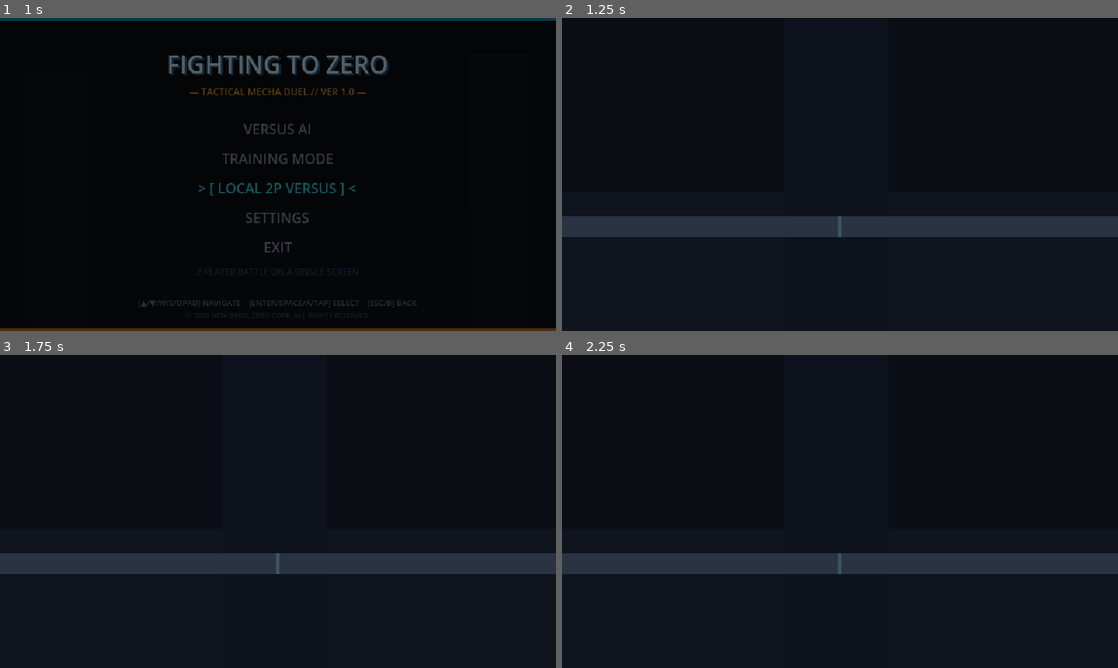
Above: before the commit, frames 1-4 (two rows, left to right).
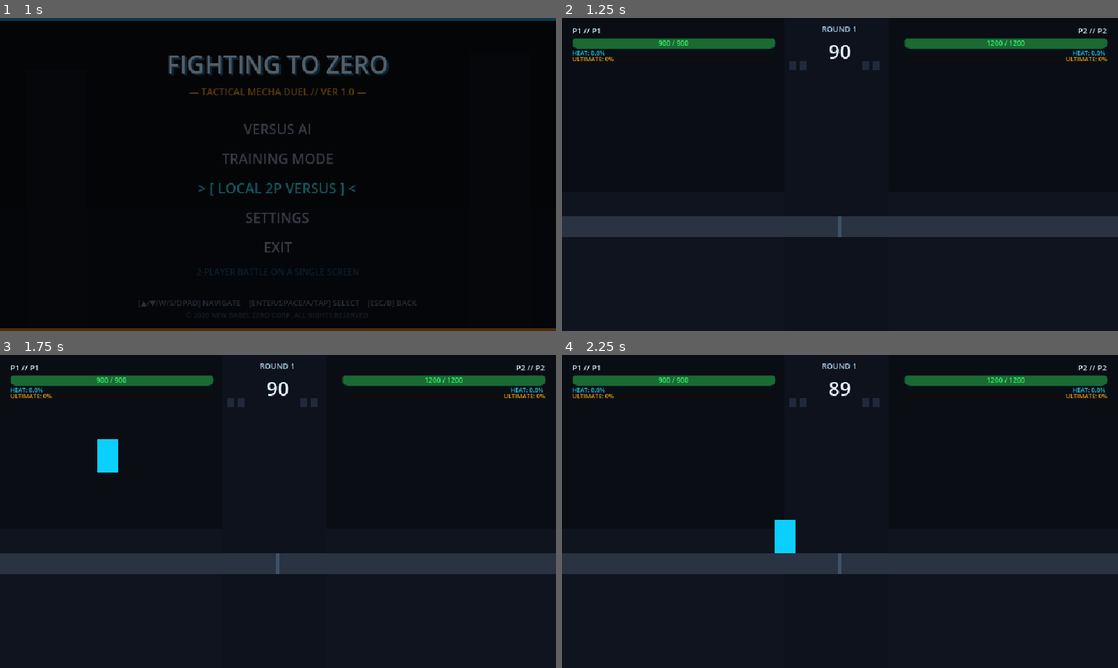
Above: after the commit, the same moments.

Repository: peterfernandochristian123-art/game
Game: Godot game, scene res://scenes/main_menu.tscn
Same seed, same stepped clock (60 frames per second), same inputs: the game is played once before the commit and once after it.
Inputs (mouse positions are in pixels of both pictures, inside the frame that each line leads up to):
- Up to frame 1 (1 s): click "LOCAL 2P VERSUS" at 0.5 s
- Up to frame 2 (1.25 s): no input
- Up to frame 3 (1.75 s): tap Enter (ui_accept) at 1.25 s; move the mouse to (400, 495) at 1.27 s; hold D (move_right) from 1.28 s (still down); hold K (attack_heavy) from 1.28 s (still down); click (400, 495) at 1.42 s; tap Space (jump) at 1.52 s; tap J (attack_light) at 1.55 s
- Up to frame 4 (2.25 s): tap Space (jump) at 1.82 s; release D (move_right) at 2 s; release K (attack_heavy) at 2 s; drag from (728, 527) to (812, 574) at 2.02 s

Frame 1 is identical in both runs. In frame 2, 3.2% of the frame differs, in the area x 1-99%, y 2-17%; in frame 3, 3.6%; in frame 4, 3.6%, in the area x 1-99%, y 2-64%.

Commit message:
feat(epic-5): Complete Story 5.6 - Local 2-Player Versus Mode & Configuration Persistence (Epic 5 Complete)

Diff:
--- /dev/null
+++ b/scenes/local_versus_mode.tscn
@@ -0,0 +1,165 @@
+[gd_scene load_steps=17 format=3 uid="uid://localversus01zero"]
+
+[ext_resource type="Script" path="res://scripts/core/local_versus_manager.gd" id="1_mgr"]
+[ext_resource type="PackedScene" path="res://scenes/arena_skyscraper.tscn" id="2_arena"]
+[ext_resource type="Script" path="res://scripts/characters/apex_viper.gd" id="3_viper"]
+[ext_resource type="Script" path="res://scripts/characters/titan_bulwark.gd" id="4_bulwark"]
+[ext_resource type="Script" path="res://scripts/combat/fsm/state_machine.gd" id="5_fsm"]
+[ext_resource type="Script" path="res://scripts/combat/fsm/idle_state.gd" id="6_idle"]
+[ext_resource type="Script" path="res://scripts/combat/fsm/walk_state.gd" id="7_walk"]
+[ext_resource type="Script" path="res://scripts/combat/fsm/jump_state.gd" id="8_jump"]
+[ext_resource type="Script" path="res://scripts/combat/fsm/fall_state.gd" id="9_fall"]
+[ext_resource type="Script" path="res://scripts/combat/fsm/dash_state.gd" id="10_dash"]
+[ext_resource type="Script" path="res://scripts/combat/fsm/air_dash_state.gd" id="11_airdash"]
+[ext_resource type="Script" path="res://scripts/combat/fsm/attack_state.gd" id="12_attack"]
+[ext_resource type="Script" path="res://scripts/combat/fsm/hitstun_state.gd" id="13_hitstun"]
+[ext_resource type="Script" path="res://scripts/core/match_manager.gd" id="14_match"]
+[ext_resource type="PackedScene" path="res://scenes/combat_hud.tscn" id="15_hud"]
+
+[sub_resource type="RectangleShape2D" id="RectangleShape2D_mecha"]
+size = Vector2(24, 38)
+
+[node name="LocalVersusMode" type="Node2D"]
+script = ExtResource("1_mgr")
+
+[node name="ArenaSkyscraper" parent="." instance=ExtResource("2_arena")]
+
+[node name="Fighters" type="Node2D" parent="."]
+
+[node name="P1" type="CharacterBody2D" parent="Fighters"]
+position = Vector2(500, 288)
+collision_layer = 1
+collision_mask = 1
+script = ExtResource("3_viper")
+player_index = 1
+
+[node name="CollisionShape2D" type="CollisionShape2D" parent="Fighters/P1"]
+shape = SubResource("RectangleShape2D_mecha")
+
+[node name="MechaVisual" type="Node2D" parent="Fighters/P1"]
+
+[node name="Sprite" type="ColorRect" parent="Fighters/P1/MechaVisual"]
+offset_left = -12.0
+offset_top = -19.0
+offset_right = 12.0
+offset_bottom = 19.0
+color = Color(0.2, 0.9, 1, 1)
+
+[node name="StateMachine" type="Node" parent="Fighters/P1"]
+script = ExtResource("5_fsm")
+
+[node name="Idle" type="Node" parent="Fighters/P1/StateMachine"]
+script = ExtResource("6_idle")
+
+[node name="Walk" type="Node" parent="Fighters/P1/StateMachine"]
+script = ExtResource("7_walk")
+
+[node name="Jump" type="Node" parent="Fighters/P1/StateMachine"]
+script = ExtResource("8_jump")
+
+[node name="Fall" type="Node" parent="Fighters/P1/StateMachine"]
+script = ExtResource("9_fall")
+
+[node name="Dash" type="Node" parent="Fighters/P1/StateMachine"]
+script = ExtResource("10_dash")
+
+[node name="AirDash" type="Node" parent="Fighters/P1/StateMachine"]
+script = ExtResource("11_airdash")
+
+[node name="Attack" type="Node" parent="Fighters/P1/StateMachine"]
+script = ExtResource("12_attack")
+
+[node name="Hitstun" type="Node" parent="Fighters/P1/StateMachine"]
+script = ExtResource("13_hitstun")
+
+[node name="P2" type="CharacterBody2D" parent="Fighters"]
+position = Vector2(900, 288)
+collision_layer = 1
+collision_mask = 1
+script = ExtResource("4_bulwark")
+player_index = 2
+
+[node name="CollisionShape2D" type="CollisionShape2D" parent="Fighters/P2"]
+shape = SubResource("RectangleShape2D_mecha")
+
+[node name="MechaVisual" type="Node2D" parent="Fighters/P2"]
+
+[node name="Sprite" type="ColorRect" parent="Fighters/P2/MechaVisual"]
+offset_left = -14.0
+offset_top = -19.0
+offset_right = 14.0
+offset_bottom = 19.0
+color = Color(1, 0.45, 0.2, 1)
+
+[node name="StateMachine" type="Node" parent="Fighters/P2"]
+script = ExtResource("5_fsm")
+
+[node name="Idle" type="Node" parent="Fighters/P2/StateMachine"]
+script = ExtResource("6_idle")
+
+[node name="Walk" type="Node" parent="Fighters/P2/StateMachine"]
+script = ExtResource("7_walk")
+
+[node name="Jump" type="Node" parent="Fighters/P2/StateMachine"]
+script = ExtResource("8_jump")
+
+[node name="Fall" type="Node" parent="Fighters/P2/StateMachine"]
+script = ExtResource("9_fall")
+
+[node name="Dash" type="Node" parent="Fighters/P2/StateMachine"]
+script = ExtResource("10_dash")
+
+[node name="AirDash" type="Node" parent="Fighters/P2/StateMachine"]
+script = ExtResource("11_airdash")
+
+[node name="Attack" type="Node" parent="Fighters/P2/StateMachine"]
+script = ExtResource("12_attack")
+
+[node name="Hitstun" type="Node" parent="Fighters/P2/StateMachine"]
+script = ExtResource("13_hitstun")
+
+[node name="MatchManager" type="Node" parent="."]
+script = ExtResource("14_match")
+
+[node name="UI" type="CanvasLayer" parent="."]
+
+[node name="CombatHUD" parent="UI" instance=ExtResource("15_hud")]
+
+[node name="ResultOverlay" type="ColorRect" parent="UI"]
+visible = false
+anchors_preset = 15
+anchor_right = 1.0
+anchor_bottom = 1.0
+grow_horizontal = 2
+grow_vertical = 2
+color = Color(0, 0, 0, 0.75)
+
+[node name="Center" type="CenterContainer" parent="UI/ResultOverlay"]
+layout_mode = 1
+anchors_preset = 15
+anchor_right = 1.0
+anchor_bottom = 1.0
+grow_horizontal = 2
+grow_vertical = 2
+
+[node name="VBox" type="VBoxContainer" parent="UI/ResultOverlay/Center"]
+layout_mode = 2
+theme_override_constants/separation = 12
+
+[node name="TitleLabel" type="Label" parent="UI/ResultOverlay/Center/VBox"]
+layout_mode = 2
+theme_override_font_sizes/font_size = 18
+text = "VICTORY!"
+horizontal_alignment = 1
+
+[node name="BtnRematch" type="Button" parent="UI/ResultOverlay/Center/VBox"]
+custom_minimum_size = Vector2(100, 24)
+layout_mode = 2
+theme_override_font_sizes/font_size = 10
+text = "REMATCH"
+
+[node name="BtnExit" type="Button" parent="UI/ResultOverlay/Center/VBox"]
+custom_minimum_size = Vector2(100, 24)
+layout_mode = 2
+theme_override_font_sizes/font_size = 10
+text = "MAIN MENU"
--- a/scripts/characters/base_mecha.gd
+++ b/scripts/characters/base_mecha.gd
@@ -18,6 +18,8 @@
 @export var jump_velocity: float = CombatConstants.JUMP_VELOCITY
 @export var gravity: float = CombatConstants.GRAVITY
 
+@export var player_index: int = 1
+
 @export_group("Combat Stats")
 @export var max_hp: int = 1000
 @export var max_heat: float = 100.0
@@ -130,6 +132,7 @@
 	_setup_heat_component()
 	_setup_fsm_states()
 	_setup_input_fallbacks()
+	_setup_p2_input_fallbacks()
 
 	# Set default layer dan mask: Layer 1 (World)
 	collision_layer = 1
@@ -510,73 +513,88 @@
 	if visual_root:
 		visual_root.scale.x = absf(visual_root.scale.x) * facing_direction
 
+func get_player_action(action_name: StringName) -> StringName:
+	if player_index == 2:
+		var p2_name := StringName("p2_" + String(action_name))
+		if InputMap.has_action(p2_name):
+			return p2_name
+	return action_name
+
 func get_horizontal_axis() -> float:
 	if not is_zero_approx(simulated_horizontal_input):
 		return simulated_horizontal_input
-	var val: float = Input.get_axis("move_left", "move_right")
-	if is_zero_approx(val):
+	var act_left := get_player_action(&"move_left")
+	var act_right := get_player_action(&"move_right")
+	var val: float = Input.get_axis(act_left, act_right)
+	if is_zero_approx(val) and player_index == 1:
 		val = Input.get_axis("ui_left", "ui_right")
 	return clampf(val, -1.0, 1.0)
 
 func is_jump_requested() -> bool:
 	if is_simulated_action_pressed(&"jump"):
 		return true
-	if (
-		Input.is_action_just_pressed("jump")
-		or Input.is_action_just_pressed("ui_up")
-		or Input.is_action_just_pressed("ui_accept")
-	):
-		return true
-	return has_buffered_action(&"jump")
+	var act := get_player_action(&"jump")
+	if Input.is_action_just_pressed(act):
+		return true
+	if player_index == 1 and (Input.is_action_just_pressed("ui_up") or Input.is_action_just_pressed("ui_accept")):
+		return true
+	return has_buffered_action(act)
 
 func is_dash_requested() -> bool:
 	if is_simulated_action_pressed(&"dash"):
 		return true
-	if Input.is_action_just_pressed("dash"):
-		return true
-	return has_buffered_action(&"dash")
+	var act := get_player_action(&"dash")
+	if Input.is_action_just_pressed(act):
+		return true
+	return has_buffered_action(act)
 
 func is_attack_light_requested() -> bool:
 	if is_simulated_action_pressed(&"attack_light"):
 		return true
-	if Input.is_action_just_pressed("attack_light"):
-		return true
-	return has_buffered_action(&"attack_light")
+	var act := get_player_action(&"attack_light")
+	if Input.is_action_just_pressed(act):
+		return true
+	return has_buffered_action(act)
 
 func is_attack_heavy_requested() -> bool:
 	if is_simulated_action_pressed(&"attack_heavy"):
 		return true
-	if Input.is_action_just_pressed("attack_heavy"):
-		return true
-	return has_buffered_action(&"attack_heavy")
+	var act := get_player_action(&"attack_heavy")
+	if Input.is_action_just_pressed(act):
+		return true
+	return has_buffered_action(act)
 
 func is_parry_requested() -> bool:
 	if is_simulated_action_pressed(&"parry"):
 		return true
-	if Input.is_action_just_pressed("parry"):
-		return true
-	return has_buffered_action(&"parry")
+	var act := get_player_action(&"parry")
+	if Input.is_action_just_pressed(act):
+		return true
+	return has_buffered_action(act)
 
 func is_skill_requested() -> bool:
 	if is_simulated_action_pressed(&"skill1"):
 		return true
-	if Input.is_action_just_pressed("skill1"):
-		return true
-	return has_buffered_action(&"skill1")
+	var act := get_player_action(&"skill1")
+	if Input.is_action_just_pressed(act):
+		return true
+	return has_buffered_action(act)
 
 func is_skill2_requested() -> bool:
 	if is_simulated_action_pressed(&"skill2"):
 		return true
-	if Input.is_action_just_pressed("skill2"):
-		return true
-	return has_buffered_action(&"skill2")
+	var act := get_player_action(&"skill2")
+	if Input.is_action_just_pressed(act):
+		return true
+	return has_buffered_action(act)
 
 func is_ultimate_requested() -> bool:
 	if is_simulated_action_pressed(&"ultimate"):
 		return true
-	if Input.is_action_just_pressed("ultimate"):
-		return true
-	return has_buffered_action(&"ultimate")
+	var act := get_player_action(&"ultimate")
+	if Input.is_action_just_pressed(act):
+		return true
+	return has_buffered_action(act)
 
 func get_dash_speed() -> float:
 	return CombatConstants.DASH_SPEED
@@ -661,12 +679,17 @@
 	return {}
 
 func get_dash_vector() -> Vector2:
-	var h: float = simulated_horizontal_input if not is_zero_approx(simulated_horizontal_input) else Input.get_axis("move_left", "move_right")
-	if is_zero_approx(h):
+	var act_left := get_player_action(&"move_left")
+	var act_right := get_player_action(&"move_right")
+	var act_up := get_player_action(&"move_up")
+	var act_down := get_player_action(&"move_down")
+
+	var h: float = simulated_horizontal_input if not is_zero_approx(simulated_horizontal_input) else Input.get_axis(act_left, act_right)
+	if is_zero_approx(h) and player_index == 1:
 		h = Input.get_axis("ui_left", "ui_right")
 
-	var v: float = simulated_vertical_input if not is_zero_approx(simulated_vertical_input) else Input.get_axis("move_up", "move_down")
-	if is_zero_approx(v):
+	var v: float = simulated_vertical_input if not is_zero_approx(simulated_vertical_input) else Input.get_axis(act_up, act_down)
+	if is_zero_approx(v) and player_index == 1:
 		v = Input.get_axis("ui_up", "ui_down")
 
 	return resolve_dash_vector(Vector2(h, v), is_on_floor())
@@ -716,6 +739,20 @@
 	_bind_key("skill1", KEY_U)
 	_bind_key("skill2", KEY_I)
 	_bind_key("ultimate", KEY_O)
+
+func _setup_p2_input_fallbacks() -> void:
+	_bind_key("p2_move_left", KEY_LEFT)
+	_bind_key("p2_move_right", KEY_RIGHT)
+	_bind_key("p2_move_up", KEY_UP)
+	_bind_key("p2_move_down", KEY_DOWN)
+	_bind_key("p2_jump", KEY_KP_0)
+	_bind_key("p2_dash", KEY_KP_7)
+	_bind_key("p2_attack_light", KEY_KP_1)
+	_bind_key("p2_attack_heavy", KEY_KP_2)
+	_bind_key("p2_parry", KEY_KP_3)
+	_bind_key("p2_skill1", KEY_KP_4)
+	_bind_key("p2_skill2", KEY_KP_5)
+	_bind_key("p2_ultimate", KEY_KP_ENTER)
 
 func _bind_key(action: StringName, key: Key) -> void:
 	if not InputMap.has_action(action):
--- /dev/null
+++ b/scripts/core/local_versus_manager.gd
@@ -0,0 +1,86 @@
+class_name LocalVersusManager
+extends Node2D
+
+## Koordinator Mode Local 2-Player Versus (Story 5.6)
+## Mengatur pertarungan 2 pemain pada satu layar (PC/Konsol)
+## Mengintegrasikan Arena Skyscraper, P1 (Player 1 Input), P2 (Player 2 Input),
+## MatchManager, CombatHUD, dan Result Overlay.
+
+@onready var p1: Node2D = $Fighters/P1
+@onready var p2: Node2D = $Fighters/P2
+@onready var match_manager: Node = $MatchManager
+@onready var hud: Node = $UI/CombatHUD
+
+# Result Overlay
+@onready var result_overlay: Control = $UI/ResultOverlay
+@onready var result_title: Label = $UI/ResultOverlay/Center/VBox/TitleLabel
+@onready var btn_rematch: Button = $UI/ResultOverlay/Center/VBox/BtnRematch
+@onready var btn_exit: Button = $UI/ResultOverlay/Center/VBox/BtnExit
+
+func _ready() -> void:
+	if not p1 or not p2:
+		return
+
+	# 1. Konfigurasi Player Index
+	p1.set("player_index", 1)
+	p2.set("player_index", 2)
+
+	# 2. Setup HUD Bindings
+	if hud and hud.has_method("bind_fighters"):
+		hud.bind_fighters(p1, p2)
+
+	# 3. Setup MatchManager Bindings
+	if match_manager:
+		match_manager.setup_match(p1, p2)
+		if match_manager.has_signal("match_ended"):
+			match_manager.match_ended.connect(_on_match_ended)
+		if match_manager.has_signal("round_started"):
+			match_manager.round_started.connect(_on_round_started)
+		if match_manager.has_signal("timer_updated"):
+			match_manager.timer_updated.connect(_on_timer_updated)
+		if match_manager.has_signal("round_ended"):
+			match_manager.round_ended.connect(_on_round_ended)
+		if match_manager.has_method("start_match"):
+			match_manager.start_match()
+
+	# 4. Bind Result Overlay
+	if result_overlay:
+		result_overlay.visible = false
+	if btn_rematch:
+		btn_rematch.pressed.connect(_on_rematch_pressed)
+	if btn_exit:
+		btn_exit.pressed.connect(_return_to_main_menu)
+
+func _on_round_started(round_num: int) -> void:
+	if hud and hud.round_label:
+		hud.round_label.text = "ROUND %d" % round_num
+
+func _on_timer_updated(seconds_left: float) -> void:
+	if hud and hud.timer_label:
+		hud.timer_label.text = "%d" % int(ceil(seconds_left))
+
+func _on_round_ended(_winner_id: int, _reason: StringName) -> void:
+	if hud and hud.has_method("update_round_wins") and match_manager:
+		hud.update_round_wins(match_manager.p1_wins, match_manager.p2_wins)
+
+func _on_match_ended(winner_player_id: int) -> void:
+	if not result_overlay:
+		return
+	result_overlay.visible = true
+	if winner_player_id == 1:
+		result_title.text = "VICTORY!\nPLAYER 1 WINS"
+		result_title.modulate = Color(0.2, 1.0, 0.5)
+	else:
+		result_title.text = "VICTORY!\nPLAYER 2 WINS"
+		result_title.modulate = Color(1.0, 0.45, 0.2)
+
+func _on_rematch_pressed() -> void:
+	if result_overlay:
+		result_overlay.visible = false
+	if match_manager and match_manager.has_method("start_match"):
+		match_manager.start_match()
+
+func _return_to_main_menu() -> void:
+	var tree = get_tree()
+	if tree:
+		tree.change_scene_to_file("res://scenes/main_menu.tscn")
--- /dev/null
+++ b/scripts/core/settings_manager.gd
@@ -0,0 +1,76 @@
+class_name SettingsManager
+extends Node
+
+## Manajer Konfigurasi & Persistensi Pengaturan (Story 5.6)
+## Menyimpan dan memuat preferensi pemain menggunakan ConfigFile di user://settings.cfg
+
+const CONFIG_PATH := "user://settings.cfg"
+
+signal settings_changed(section: String, key: String, value: Variant)
+signal settings_loaded()
+
+var _config := ConfigFile.new()
+
+# Nilai Default
+const DEFAULT_SETTINGS: Dictionary = {
+	"audio": {
+		"master_volume": 1.0,
+		"bgm_volume": 0.8,
+		"sfx_volume": 1.0,
+		"muted": false
+	},
+	"controls": {
+		"p1_input_type": "auto",
+		"p2_input_type": "auto",
+		"rumble_enabled": true
+	},
+	"display": {
+		"fullscreen": false,
+		"screen_shake": true,
+		"hitstop_multiplier": 1.0
+	}
+}
+
+func _ready() -> void:
+	load_settings()
+
+func load_settings() -> bool:
+	var err := _config.load(CONFIG_PATH)
+	if err != OK:
+		# Gunakan default dan simpan
+		_apply_defaults()
+		save_settings()
+		settings_loaded.emit()
+		return false
+
+	settings_loaded.emit()
+	return true
+
+func save_settings() -> Error:
+	var err := _config.save(CONFIG_PATH)
+	if err != OK and OS.is_debug_build():
+		push_warning("[SETTINGS] Gagal menyimpan ke %s: error %d" % [CONFIG_PATH, err])
+	return err
+
+func get_setting(section: String, key: String, default_val: Variant = null) -> Variant:
+	if _config.has_section_key(section, key):
+		return _config.get_value(section, key)
+	if default_val != null:
+		return default_val
+	if DEFAULT_SETTINGS.has(section) and DEFAULT_SETTINGS[section].has(key):
+		return DEFAULT_SETTINGS[section][key]
+	return null
+
+func set_setting(section: String, key: String, val: Variant) -> void:
+	_config.set_value(section, key, val)
+	settings_changed.emit(section, key, val)
+
+func reset_to_defaults() -> void:
+	_config.clear()
+	_apply_defaults()
+	save_settings()
+
+func _apply_defaults() -> void:
+	for sec in DEFAULT_SETTINGS:
+		for k in DEFAULT_SETTINGS[sec]:
+			_config.set_value(sec, k, DEFAULT_SETTINGS[sec][k])
--- a/scripts/ui/main_menu.gd
+++ b/scripts/ui/main_menu.gd
@@ -21,7 +21,7 @@
 const MENU_DATA: Array[Dictionary] = [
 	{"id": &"versus_ai", "label": "VERSUS AI", "scene": "res://scenes/versus_ai_mode.tscn", "subtext": "SOLO DUEL VS AI (NOVICE / VETERAN / ACE)"},
 	{"id": &"training", "label": "TRAINING MODE", "scene": "res://scenes/training_mode.tscn", "subtext": "PRACTICE LAB & FRAME DATA INSPECTOR"},
-	{"id": &"local_2p", "label": "LOCAL 2P VERSUS", "scene": "res://scenes/arena_skyscraper.tscn", "subtext": "2-PLAYER BATTLE ON A SINGLE SCREEN"},
+	{"id": &"local_2p", "label": "LOCAL 2P VERSUS", "scene": "res://scenes/local_versus_mode.tscn", "subtext": "2-PLAYER BATTLE ON A SINGLE SCREEN"},
 	{"id": &"settings", "label": "SETTINGS", "scene": "", "subtext": "AUDIO BUSSES, CONTROLS & DISPLAY"},
 	{"id": &"exit", "label": "EXIT", "scene": "", "subtext": "SHUTDOWN SYSTEM & EXIT GAME"}
 ]
--- /dev/null
+++ b/tests/test_local_versus.gd
@@ -0,0 +1,169 @@
+extends Node
+
+const SettingsManagerScript = preload("res://scripts/core/settings_manager.gd")
+const LocalVersusModeScene = preload("res://scenes/local_versus_mode.tscn")
+const BaseMechaScript = preload("res://scripts/characters/base_mecha.gd")
+
+var log_file: FileAccess = null
+var _failed: bool = false
+
+func _log(msg: String) -> void:
+	print(msg)
+	if log_file:
+		log_file.store_line(msg)
+		log_file.flush()
+
+func _check(cond: bool, msg: String) -> void:
+	if not cond:
+		_failed = true
+		_log("   [FAIL] " + msg)
+
+func _ready() -> void:
+	var out_path: String = ProjectSettings.globalize_path("res://test_local_versus_results.txt")
+	log_file = FileAccess.open(out_path, FileAccess.WRITE)
+	_log("==================================================")
+	_log("[TEST RUNNER] Memulai pengujian Story 5.6: Local 2P & Configuration...")
+	_log("==================================================")
+
+	var tests: Array[Callable] = [
+		_test_settings_manager_persistence,
+		_test_local_versus_scene_structure,
+		_test_independent_input_routing,
+		_test_player_action_isolation,
+		_test_local_versus_match_flow
+	]
+
+	var passed: int = 0
+	for t in tests:
+		_failed = false
+		_log("\n--- %s ---" % t.get_method())
+		t.call()
+		if _failed:
+			_log(" [GAGAL]")
+		else:
+			passed += 1
+			_log(" [LULUS]")
+
+	_log("\n==================================================")
+	_log("HASIL: %d/%d pengujian lulus." % [passed, tests.size()])
+	_log("==================================================")
+
+	if log_file:
+		log_file.close()
+
+	if passed == tests.size():
+		get_tree().quit(0)
+	else:
+		get_tree().quit(1)
+
+func _test_settings_manager_persistence() -> void:
+	var sm: Node = SettingsManagerScript.new()
+	add_child(sm)
+
+	# 1. Tulis konfigurasi custom
+	sm.set_setting("audio", "master_volume", 0.65)
+	sm.set_setting("audio", "bgm_volume", 0.40)
+	sm.set_setting("display", "screen_shake", false)
+	var err: int = sm.save_settings()
+	_check(err == OK, "SettingsManager berhasil menyimpan file konfigurasi ke user://settings.cfg.")
+
+	# 2. Muat ulang dalam instance baru
+	var sm2: Node = SettingsManagerScript.new()
+	add_child(sm2)
+	var load_success: bool = sm2.load_settings()
+	_check(load_success, "SettingsManager baru berhasil memuat file konfigurasi yang tersimpan.")
+
+	var master_vol: float = sm2.get_setting("audio", "master_volume", 1.0)
+	var bgm_vol: float = sm2.get_setting("audio", "bgm_volume", 1.0)
+	var screen_shake: bool = sm2.get_setting("display", "screen_shake", true)
+
+	_check(is_equal_approx(master_vol, 0.65), "Nilai master_volume persisten (0.65).")
+	_check(is_equal_approx(bgm_vol, 0.40), "Nilai bgm_volume persisten (0.40).")
+	_check(not screen_shake, "Nilai screen_shake persisten (false).")
+
+	# 3. Reset to defaults
+	sm2.reset_to_defaults()
+	var reset_master: float = sm2.get_setting("audio", "master_volume", 0.0)
+	var reset_shake: bool = sm2.get_setting("display", "screen_shake", false)
+	_check(is_equal_approx(reset_master, 1.0), "Reset berhasil mengembalikan master_volume ke default (1.0).")
+	_check(reset_shake, "Reset berhasil mengembalikan screen_shake ke default (true).")
+
+	sm.queue_free()
+	sm2.queue_free()
+
+func _test_local_versus_scene_structure() -> void:
+	var scene = LocalVersusModeScene.instantiate()
+	add_child(scene)
+
+	_check(scene.p1 != null, "Player 1 mecha terpasang.")
+	_check(scene.p2 != null, "Player 2 mecha terpasang.")
+	_check(scene.p1.player_index == 1, "Player 1 memiliki player_index = 1.")
+	_check(scene.p2.player_index == 2, "Player 2 memiliki player_index = 2.")
+	_check(scene.match_manager != null, "MatchManager terpasang.")
+	_check(scene.hud != null, "CombatHUD terpasang.")
+	_check(scene.result_overlay != null, "ResultOverlay terpasang.")
+
+	scene.queue_free()
+
+func _test_independent_input_routing() -> void:
+	var scene = LocalVersusModeScene.instantiate()
+	add_child(scene)
+
+	var p1 = scene.p1
+	var p2 = scene.p2
+
+	# Verifikasi routing aksi P1
+	_check(p1.get_player_action(&"jump") == &"jump", "P1 jump mengarah ke action 'jump'.")
+	_check(p1.get_player_action(&"attack_light") == &"attack_light", "P1 attack_light mengarah ke action 'attack_light'.")
+	_check(p1.get_player_action(&"dash") == &"dash", "P1 dash mengarah ke action 'dash'.")
+
+	# Verifikasi routing aksi P2
+	_check(p2.get_player_action(&"jump") == &"p2_jump", "P2 jump terpisah ke action 'p2_jump'.")
+	_check(p2.get_player_action(&"attack_light") == &"p2_attack_light", "P2 attack_light terpisah ke action 'p2_attack_light'.")
+	_check(p2.get_player_action(&"dash") == &"p2_dash", "P2 dash terpisah ke action 'p2_dash'.")
+
+	scene.queue_free()
+
+func _test_player_action_isolation() -> void:
+	var scene = LocalVersusModeScene.instantiate()
+	add_child(scene)
+
+	var p1 = scene.p1
+	var p2 = scene.p2
+
+	# 1. P1 trigger simulated action
+	p1.trigger_simulated_action(&"attack_light")
+	_check(p1.is_attack_light_requested(), "P1 mendeteksi attack_light.")
+	_check(not p2.is_attack_light_requested(), "P2 terisolasi dari input attack_light P1.")
+
+	# 2. P2 trigger simulated action
+	p2.trigger_simulated_action(&"attack_heavy")
+	_check(p2.is_attack_heavy_requested(), "P2 mendeteksi attack_heavy.")
+	_check(not p1.is_attack_heavy_requested(), "P1 terisolasi dari input attack_heavy P2.")
+
+	# 3. P2 trigger simulated jump
+	p2.trigger_simulated_action(&"jump")
+	_check(p2.is_jump_requested(), "P2 mendeteksi jump.")
+	_check(not p1.is_jump_requested(), "P1 terisolasi dari input jump P2.")
+
+	scene.queue_free()
+
+func _test_local_versus_match_flow() -> void:
+	var scene = LocalVersusModeScene.instantiate()
+	add_child(scene)
+
+	var mm = scene.match_manager
+	var p1 = scene.p1
+	var p2 = scene.p2
+
+	_check(mm.current_round == 1, "Ronde 1 aktif.")
+	_check(mm.player1 == p1 and mm.player2 == p2, "MatchManager terikat dengan P1 dan P2.")
+
+	# Simulasikan eliminasi P2
+	p2.set_hp(0)
+	mm.check_win_conditions()
+
+	_check(mm.p1_wins == 1, "P1 memenangkan ronde saat P2 KO.")
+	_check(scene.hud.p1_win1 != null and scene.hud.p1_win2 != null, "HUD memiliki ikon ronde P1.")
+
+	scene.queue_free()
--- /dev/null
+++ b/tests/test_local_versus.tscn
@@ -0,0 +1,6 @@
+[gd_scene load_steps=2 format=3 uid="uid://testlocalversus01"]
+
+[ext_resource type="Script" path="res://tests/test_local_versus.gd" id="1_test"]
+
+[node name="TestLocalVersus" type="Node"]
+script = ExtResource("1_test")
Not shown, changed: _bmad-output/implementation-artifacts/sprint-status.yaml
Not shown, added: _bmad-output/implementation-artifacts/5-6-local-2-player-versus-mode-configuration-persistence.md
